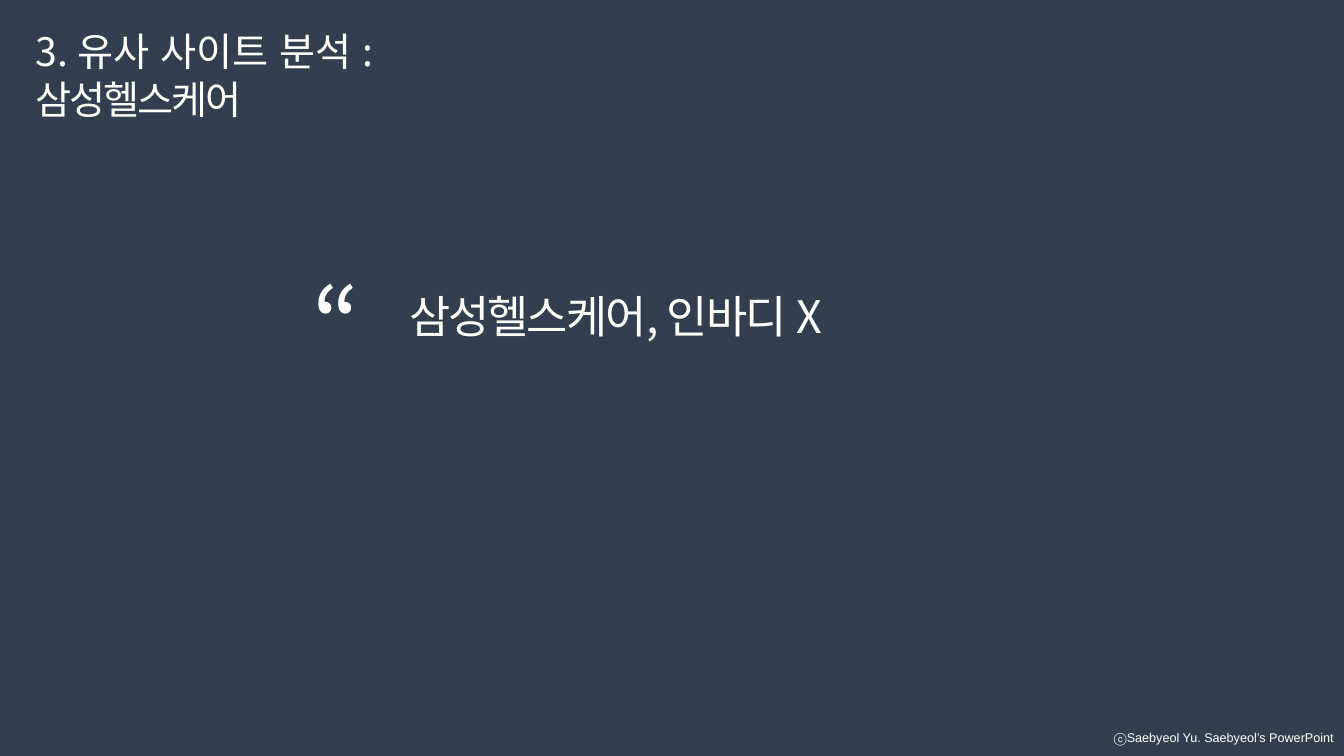
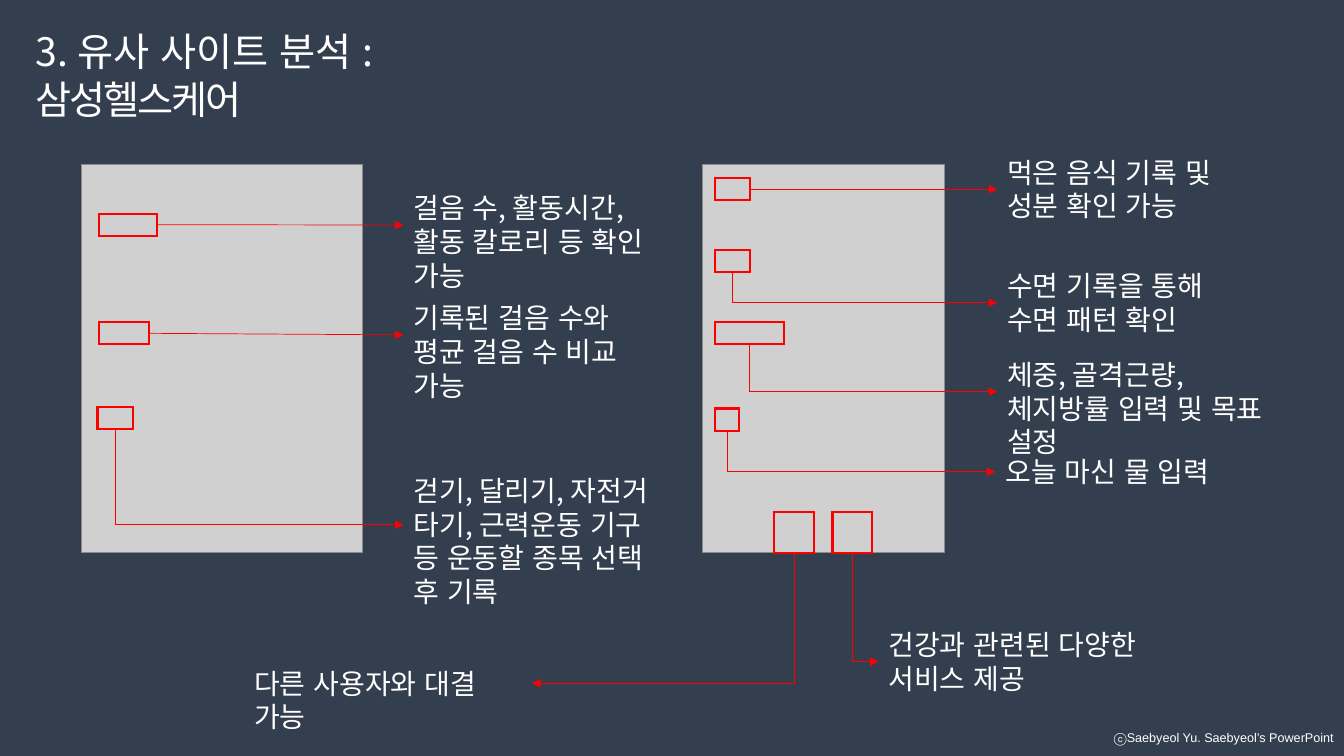
Before and after one commit to developerYHLee/University_Homework, a slide deck: slide 10 of 기말과제.pptx. Drawn at 1344x756 pixels with LibreOffice and Linux fonts; fonts in the diff are those of the drawing; grey boxes stand for pictures. Boxes give left, top, right and bottom in pixels: in the first picture for what was removed or moved away, otherwise in the second. Text is boxed around its words. In the diff, an @@ line names an element or a change of style, - is before the commit and + after.

Commit message:
유사 사이트 분석 - 삼성헬스케어
시사점 미완성

```diff
--- a/기말과제.pptx
+++ b/기말과제.pptx
@@ text removed at bbox=[302, 257, 372, 389] @@
-“
@@ text removed at bbox=[409, 296, 823, 342] @@
-삼성헬스케어, 인바디 X
@@ group added at bbox=[82, 164, 648, 605]: 3 rectangles, 3 texts, 2 arrows, 1 picture, 1 elbow arrow @@
+걸음 수, 활동시간, 활동 칼로리 등 확인 가능
+기록된 걸음 수와 평균 걸음 수 비교 가능
+걷기, 달리기, 자전거 타기, 근력운동 기구 등 운동할 종목 선택 후 기록
@@ group added at bbox=[254, 160, 1263, 729]: 6 rectangles, 6 texts, 5 elbow arrows, 1 picture, 1 arrow @@
+먹은 음식 기록 및 성분 확인 가능
+수면 기록을 통해 수면 패턴 확인
+체중, 골격근량, 체지방률 입력 및 목표 설정
+오늘 마신 물 입력
+다른 사용자와 대결 가능
+건강과 관련된 다양한 서비스 제공
```
Also in this commit, not shown: 2 other slides changed, 1 other file.
